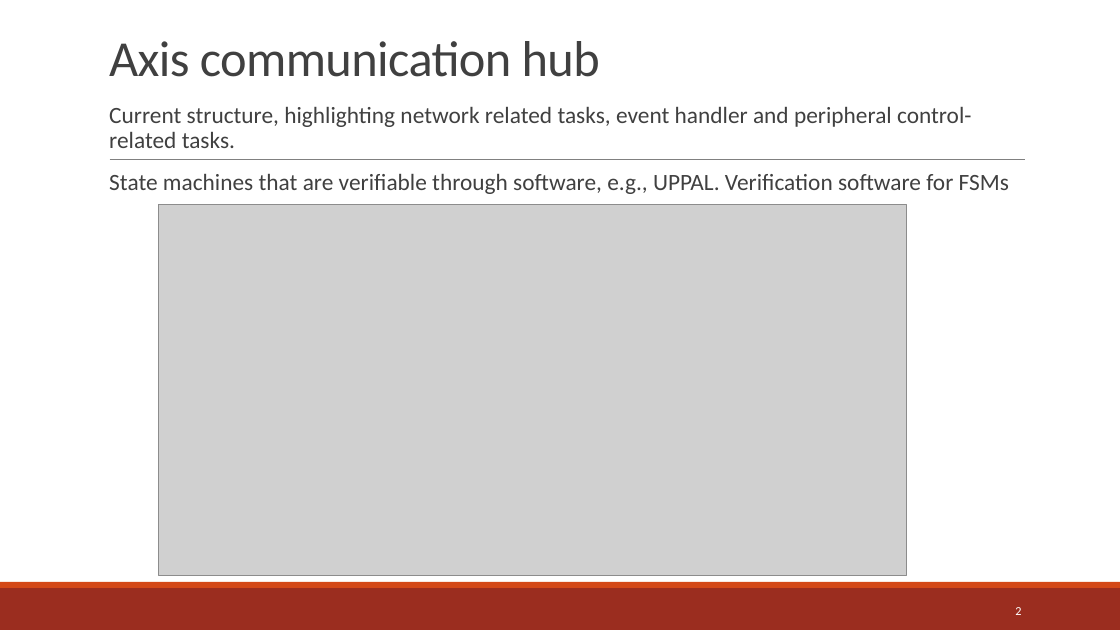
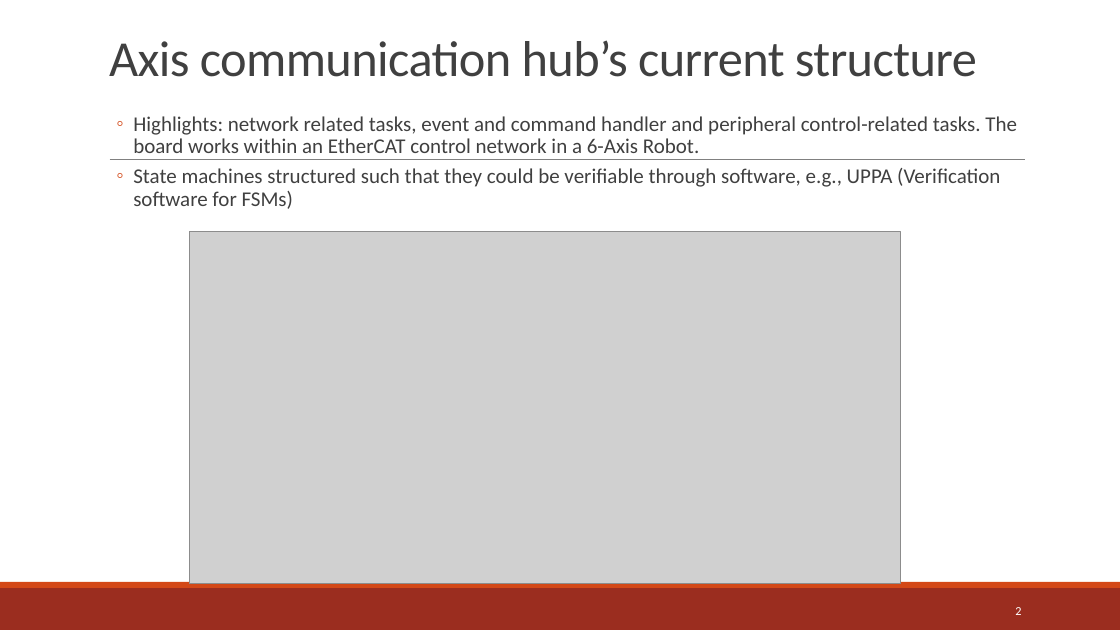
Before and after one commit to jreyesa0901/master_thesis, a slide deck: slide 2 of Resources/MA Proposal Reyes v2.pptx. Drawn at 1120x630 pixels with LibreOffice and Linux fonts; fonts in the diff are those of the drawing; grey boxes stand for pictures. Boxes give left, top, right and bottom in pixels: in the first picture for what was removed or moved away, otherwise in the second. Text is boxed around its words. In the diff, an @@ line names an element or a change of style, - is before the commit and + after.

```diff
--- a/Resources/MA Proposal Reyes v2.pptx
+++ b/Resources/MA Proposal Reyes v2.pptx
@@ title at (109, 40, 977, 77): text changed @@
-Axis communication hub
+Axis communication hub’s current structure
@@ text at (133, 116, 1017, 209): text changed; size 20 to 18 pt @@
-  Current structure, highlighting network related tasks, event handler and peripheral control-related tasks.
-  State machines that are verifiable through software, e.g., UPPAL. Verification software for FSMs
+  ◦ Highlights: network related tasks, event and command handler and peripheral control-related tasks. The board works within an EtherCAT control network in a 6-Axis Robot.
+  ◦ State machines structured such that they could be verifiable through software, e.g., UPPA (Verification software for FSMs)
@@ picture: place and size @@
-picture at (159, 204, 907, 576)
+picture at (189, 231, 900, 584)
```
Also in this commit, not shown: 11 other slides changed, 1 slide added, 1 slide removed, 14 other files.
